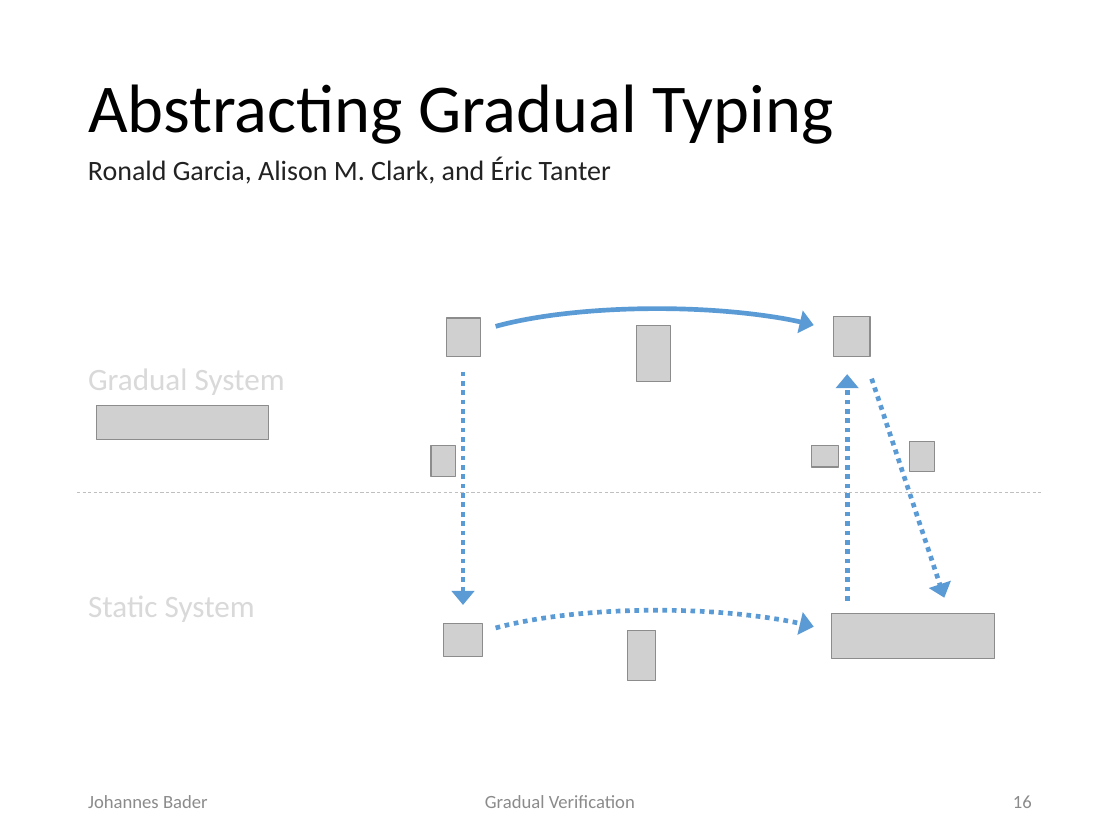
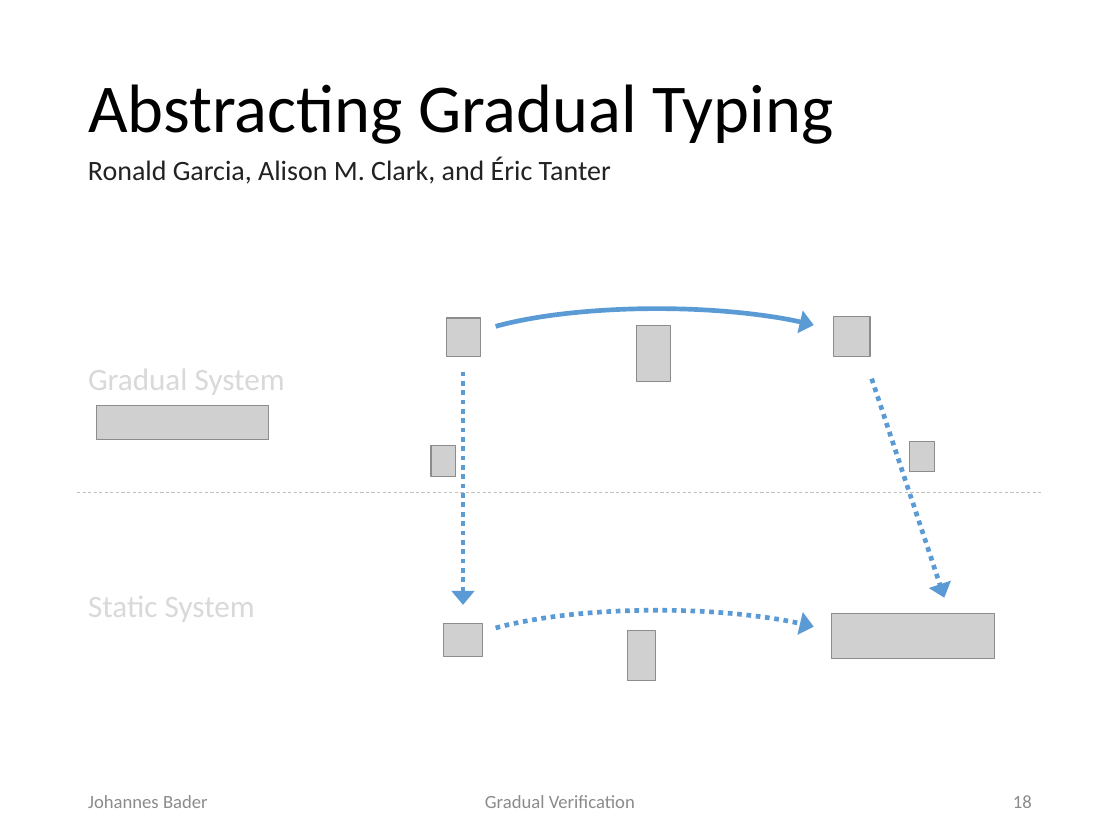
Before and after one commit to olydis/GradVerThesis, a slide deck: slide 18 of presentation/PLunch.pptx (slide 16 before the commit). Drawn at 1120x840 pixels with LibreOffice and Linux fonts; fonts in the diff are those of the drawing; grey boxes stand for pictures. Boxes give left, top, right and bottom in pixels: in the first picture for what was removed or moved away, otherwise in the second. Text is boxed around its words. In the diff, an @@ line names an element or a change of style, - is before the commit and + after.

```diff
--- a/presentation/PLunch.pptx
+++ b/presentation/PLunch.pptx
@@ arrow removed from (847, 600) to (847, 374) @@
@@ picture removed at (x1=812, y1=446, x2=839, y2=467) @@
@@ page number at (x1=1013, y1=795, x2=1032, y2=808): text changed @@
-16
+18
```
Also in this commit, not shown: 21 other slides changed, 20 slides added, 1 other file.
